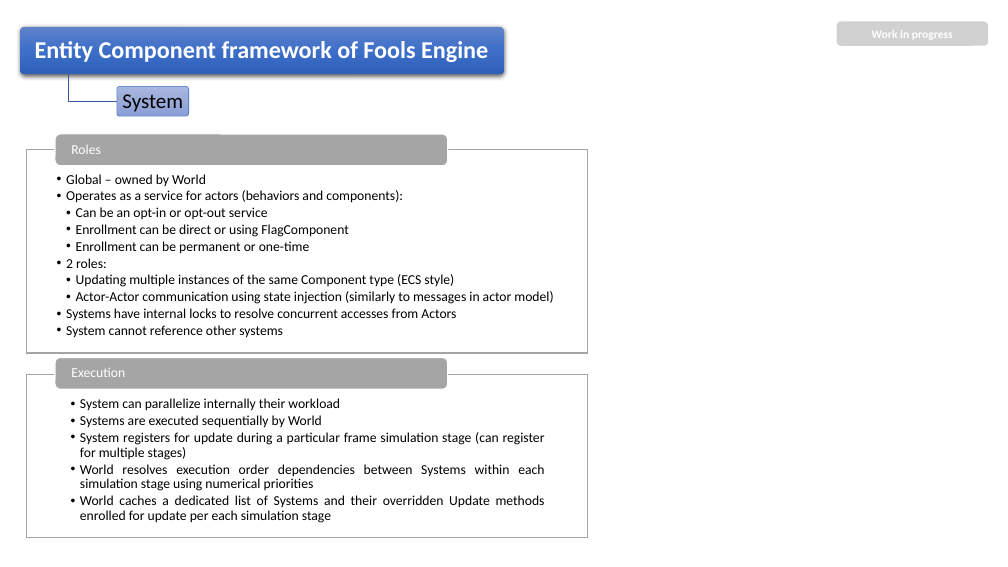
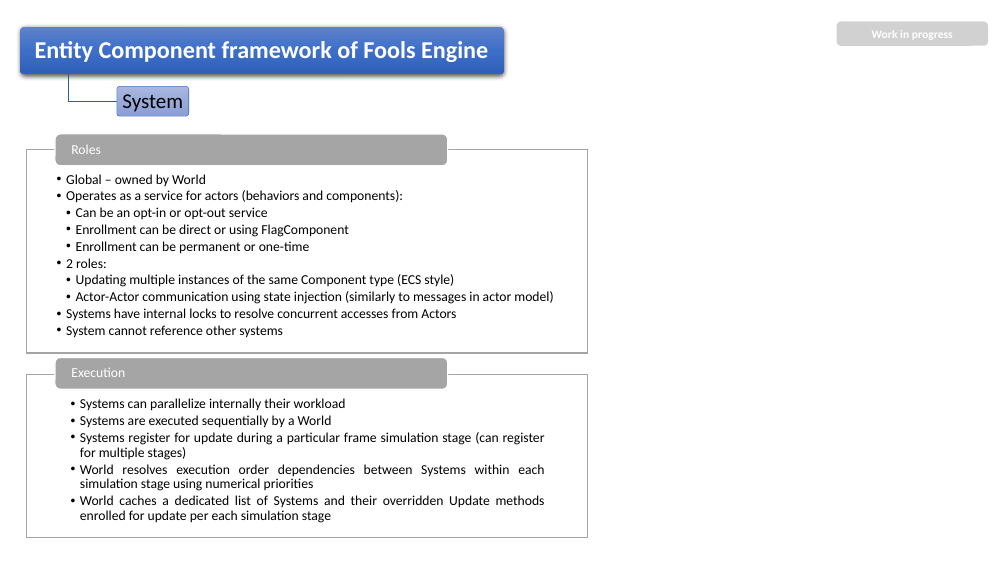
Before and after one commit to pawel-kaleta/FoolsEngine, a slide deck: slide 19 of Documentation/Entity Component Framework.pptx. Drawn at 1008x567 pixels with LibreOffice and Linux fonts; fonts in the diff are those of the drawing. Boxes give left, top, right and bottom in pixels: in the first picture for what was removed or moved away, otherwise in the second. Text is boxed around its words. In the diff, an @@ line names an element or a change of style, - is before the commit and + after.

```diff
--- a/Documentation/Entity Component Framework.pptx
+++ b/Documentation/Entity Component Framework.pptx
@@ text at [80,398,545,460]: text changed @@
-  • System can parallelize internally their workload
-  • Systems are executed sequentially by World
-  • System registers for update during a particular frame simulation stage (can register for multiple stages)
+  • Systems can parallelize internally their workload
+  • Systems are executed sequentially by a World
+  • Systems register for update during a particular frame simulation stage (can register for multiple stages)
```
Also in this commit, not shown: 6 other slides changed, 49 other files.
